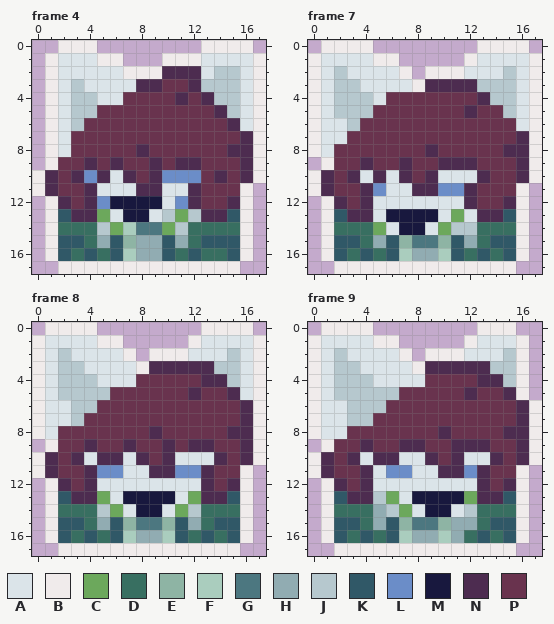
One commit to this pixel-art file: graphics/characters/ashton.ase. Above is the file before it was changed.
18x18 pixels, 10 frames. Shown: frame 4, frame 7, frame 8, frame 9. The commit also changed other frames, which this record leaves out.
Palette (. is transparent): A #dbe4e9  B #f0ebeb  C #6ca85c  D #386f61  E #8eb4a4  F #aacdbe  G #4c7780  H #91acb2  J #b6c8ce  K #305867  L #6b8dc8  M #18183e  N #4d2c50  P #69334e
New version:
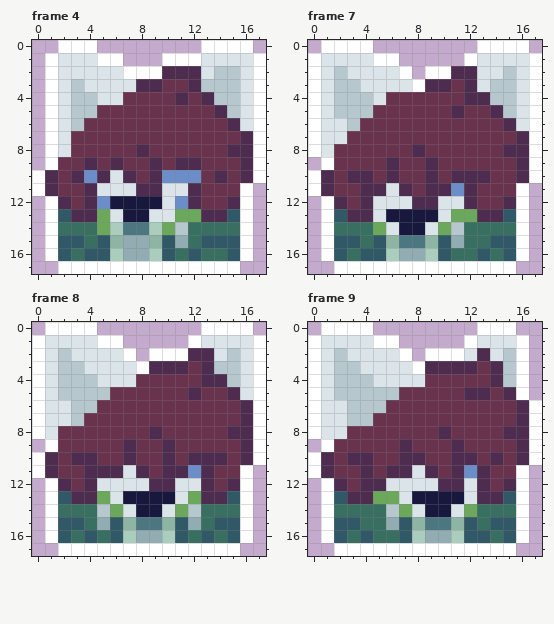
The exact change:
{"colour":"B","old":"#f0ebeb","new":"#ffffff"}
{"where": "frame 4"}
{"frame":4,"y":13,"x":10,"old":"J","new":"A"}
{"frame":4,"y":13,"x":12,"old":"J","new":"C"}
{"frame":4,"y":14,"x":5,"old":"JCF","new":"CFG"}
{"frame":4,"y":14,"x":9,"old":"G","new":"F"}
{"frame":4,"y":15,"x":5,"old":"HKE","new":"KEH"}
{"frame":4,"y":15,"x":9,"old":"H","new":"E"}
{"frame":4,"y":16,"x":5,"old":"DKF","new":"KFH"}
{"frame":4,"y":16,"x":9,"old":"H","new":"F"}
{"where": "frame 7"}
{"frame":7,"y":2,"x":11,"old":"BA","new":"NN"}
{"frame":7,"y":3,"x":11,"old":"N","new":"P"}
{"frame":7,"y":3,"x":13,"old":"J","new":"A"}
{"frame":7,"y":4,"x":12,"old":"P","new":"N"}
{"frame":7,"y":5,"x":11,"old":"PN","new":"NP"}
{"frame":7,"y":5,"x":14,"old":"P","new":"N"}
{"frame":7,"y":6,"x":15,"old":"P","new":"N"}
{"frame":7,"y":8,"x":8,"old":"PN","new":"NP"}
{"frame":7,"y":9,"x":4,"old":"N","new":"P"}
{"frame":7,"y":9,"x":6,"old":"PN","new":"NP"}
{"frame":7,"y":9,"x":9,"old":"PNNN","new":"NPPP"}
{"frame":7,"y":10,"x":4,"old":"ANAN","new":"NPNP"}
{"frame":7,"y":10,"x":10,"old":"AAA","new":"PNN"}
{"frame":7,"y":11,"x":5,"old":"L","new":"N"}
{"frame":7,"y":11,"x":7,"old":"AN","new":"NP"}
{"frame":7,"y":11,"x":10,"old":"L","new":"N"}
{"frame":7,"y":12,"x":8,"old":"AA","new":"NN"}
{"frame":7,"y":13,"x":12,"old":"A","new":"C"}
{"frame":7,"y":14,"x":12,"old":"J","new":"D"}
{"frame":7,"y":15,"x":5,"old":"HKE","new":"KEG"}
{"frame":7,"y":15,"x":9,"old":"GEKH","new":"EKHD"}
{"frame":7,"y":16,"x":5,"old":"DKF","new":"KFH"}
{"frame":7,"y":16,"x":9,"old":"HFK","new":"FKD"}
{"where": "frame 8"}
{"frame":8,"y":2,"x":12,"old":"AA","new":"NN"}
{"frame":8,"y":3,"x":12,"old":"N","new":"P"}
{"frame":8,"y":9,"x":4,"old":"N","new":"P"}
{"frame":8,"y":9,"x":12,"old":"NN","new":"PP"}
{"frame":8,"y":10,"x":4,"old":"ANNAN","new":"NPPNP"}
{"frame":8,"y":10,"x":11,"old":"AAA","new":"PNN"}
{"frame":8,"y":11,"x":5,"old":"LL","new":"NN"}
{"frame":8,"y":11,"x":8,"old":"AN","new":"NP"}
{"frame":8,"y":11,"x":11,"old":"L","new":"N"}
{"frame":8,"y":12,"x":9,"old":"AA","new":"NN"}
{"where": "frame 9"}
{"frame":9,"y":2,"x":13,"old":"A","new":"N"}
{"frame":9,"y":3,"x":13,"old":"NJ","new":"PN"}
{"frame":9,"y":4,"x":13,"old":"N","new":"P"}
{"frame":9,"y":5,"x":13,"old":"P","new":"N"}
{"frame":9,"y":9,"x":4,"old":"N","new":"P"}
{"frame":9,"y":9,"x":8,"old":"N","new":"P"}
{"frame":9,"y":9,"x":12,"old":"NN","new":"PP"}
{"frame":9,"y":10,"x":4,"old":"ANNAAN","new":"NPPNNP"}
{"frame":9,"y":10,"x":12,"old":"AA","new":"NP"}
{"frame":9,"y":11,"x":5,"old":"ALL","new":"PNN"}
{"frame":9,"y":11,"x":9,"old":"AN","new":"NP"}
{"frame":9,"y":12,"x":5,"old":"A","new":"N"}
{"frame":9,"y":12,"x":10,"old":"AA","new":"NN"}
{"frame":9,"y":13,"x":5,"old":"J","new":"C"}
{"frame":9,"y":13,"x":12,"old":"C","new":"A"}
{"frame":9,"y":14,"x":5,"old":"H","new":"D"}
{"frame":9,"y":14,"x":12,"old":"J","new":"C"}
{"frame":9,"y":15,"x":5,"old":"HKEG","new":"DHKE"}
{"frame":9,"y":15,"x":10,"old":"EHH","new":"GEK"}
{"frame":9,"y":16,"x":6,"old":"KFH","new":"DKF"}
{"frame":9,"y":16,"x":10,"old":"FHD","new":"HFK"}
{"label":"changed","picture_box":[32,40,266,274]}
{"label":"changed","picture_box":[308,40,542,274]}
{"label":"changed","picture_box":[32,322,266,556]}
{"label":"changed","picture_box":[308,322,542,556]}
